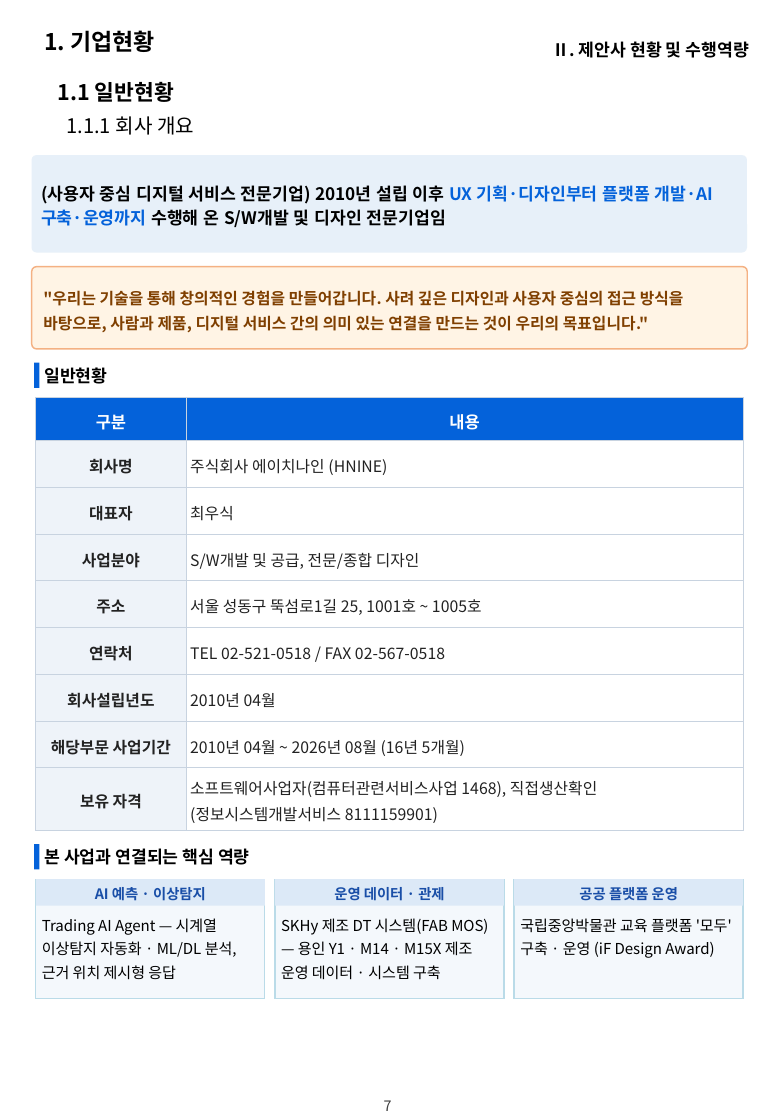
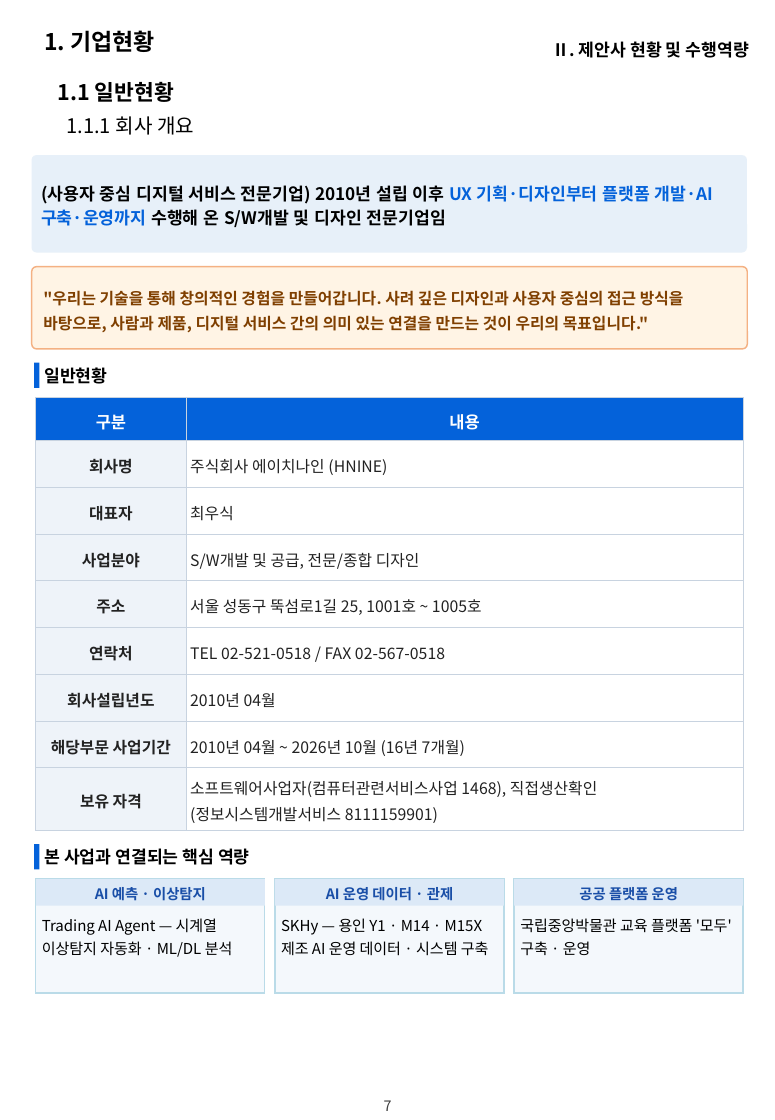
Before and after one commit to hwangsteeve-tech/hbjw, a slide deck: slide 7 of proposals/2026-11_dsit-parking-ai/dsit_proposal.pptx. Drawn at 775x1120 pixels with LibreOffice and Linux fonts; fonts in the diff are those of the drawing; background and template pictures are left out. Boxes give left, top, right and bottom in pixels: in the first picture for what was removed or moved away, otherwise in the second. Text is boxed around its words. In the diff, an @@ line names an element or a change of style, - is before the commit and + after.

```diff
--- a/proposals/2026-11_dsit-parking-ai/dsit_proposal.pptx
+++ b/proposals/2026-11_dsit-parking-ai/dsit_proposal.pptx
@@ table at bbox=[36, 398, 743, 830] @@
-row 8, column 2: 2010년 04월 ~ 2026년 08월 (16년 5개월)
+row 8, column 2: 2010년 04월 ~ 2026년 10월 (16년 7개월)
@@ rectangle: place and size @@
-rectangle at bbox=[36, 878, 266, 997]
+rectangle at bbox=[36, 878, 266, 992]
@@ rectangle: place and size @@
-rectangle at bbox=[275, 878, 504, 997]
+rectangle at bbox=[275, 878, 504, 992]
@@ text in rectangle at bbox=[326, 887, 453, 901]: text changed @@
-운영 데이터 · 관제
+AI 운영 데이터 · 관제
@@ rectangle: place and size @@
-rectangle at bbox=[515, 878, 744, 997]
+rectangle at bbox=[515, 878, 744, 992]
@@ text at bbox=[42, 918, 233, 957]: text changed @@
-Trading AI Agent — 시계열 이상탐지 자동화 · ML/DL 분석, 근거 위치 제시형 응답
+Trading AI Agent — 시계열 이상탐지 자동화 · ML/DL 분석
@@ text at bbox=[281, 918, 489, 956]: text changed @@
-SKHy 제조 DT 시스템(FAB MOS) — 용인 Y1 · M14 · M15X 제조 운영 데이터 · 시스템 구축
+SKHy — 용인 Y1 · M14 · M15X 제조 AI 운영 데이터 · 시스템 구축
@@ text at bbox=[520, 918, 732, 955]: text changed @@
-국립중앙박물관 교육 플랫폼 '모두' 구축 · 운영 (iF Design Award)
+국립중앙박물관 교육 플랫폼 '모두' 구축 · 운영
```
Also in this commit, not shown: 5 other slides changed, 4 other files.
